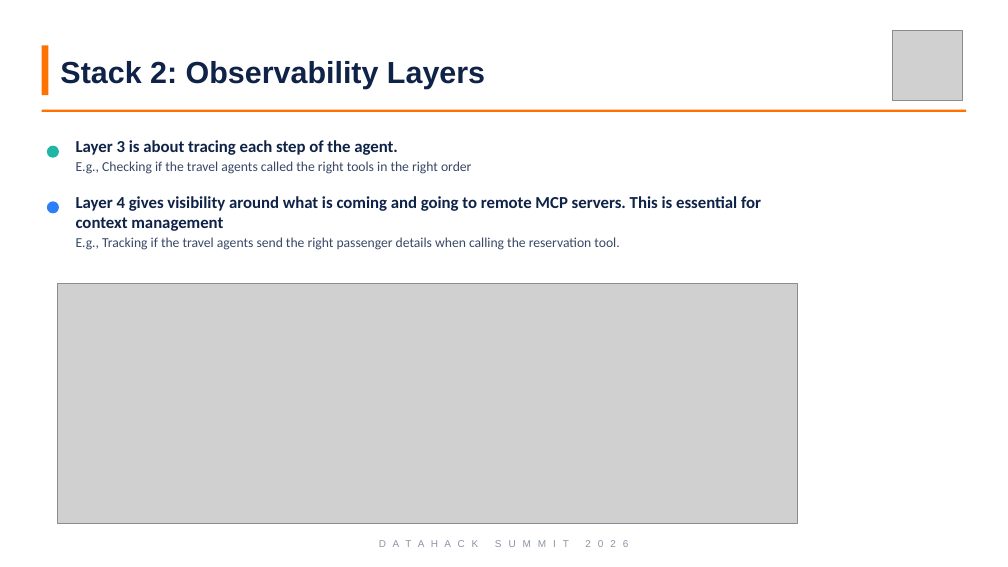
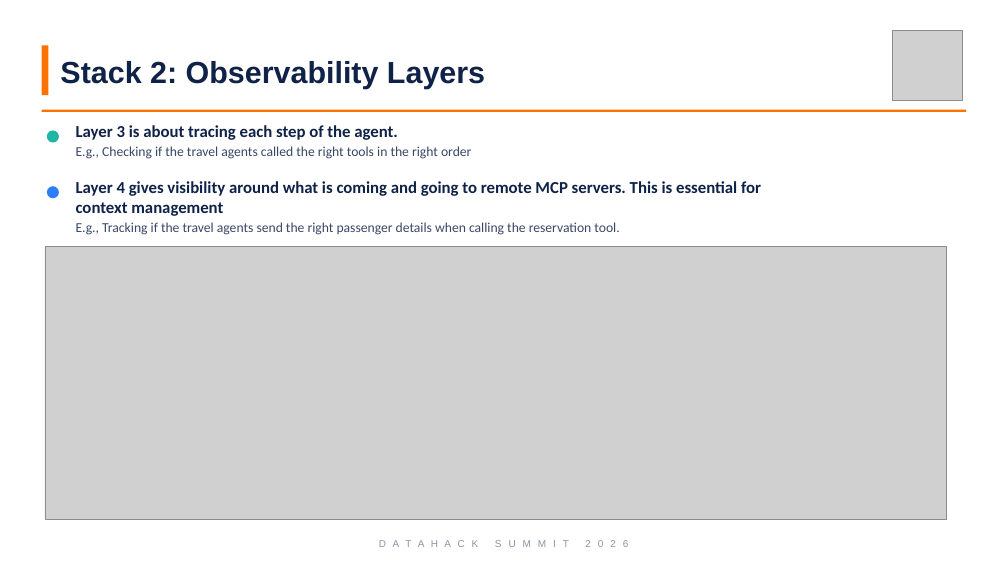
Before and after one commit to adib0073/AV_DATA_HACK_2026_AGENTS, a slide deck: slide 13 of slides/Dr. Aditya Bhattacharya_new .pptx. Drawn at 1008x567 pixels with LibreOffice and Linux fonts; fonts in the diff are those of the drawing; grey boxes stand for pictures. Boxes give left, top, right and bottom in pixels: in the first picture for what was removed or moved away, otherwise in the second. Text is boxed around its words. In the diff, an @@ line names an element or a change of style, - is before the commit and + after.

```diff
--- a/slides/Dr. Aditya Bhattacharya_new .pptx
+++ b/slides/Dr. Aditya Bhattacharya_new .pptx
@@ 2 texts, 2 ellipses: place and size @@
-2 texts, 2 ellipses at (47, 140, 761, 250)
+2 texts, 2 ellipses at (47, 125, 761, 235)
@@ picture: place and size @@
-picture at (57, 284, 798, 524)
+picture at (45, 247, 947, 520)
```
Also in this commit, not shown: 22 other slides changed.
